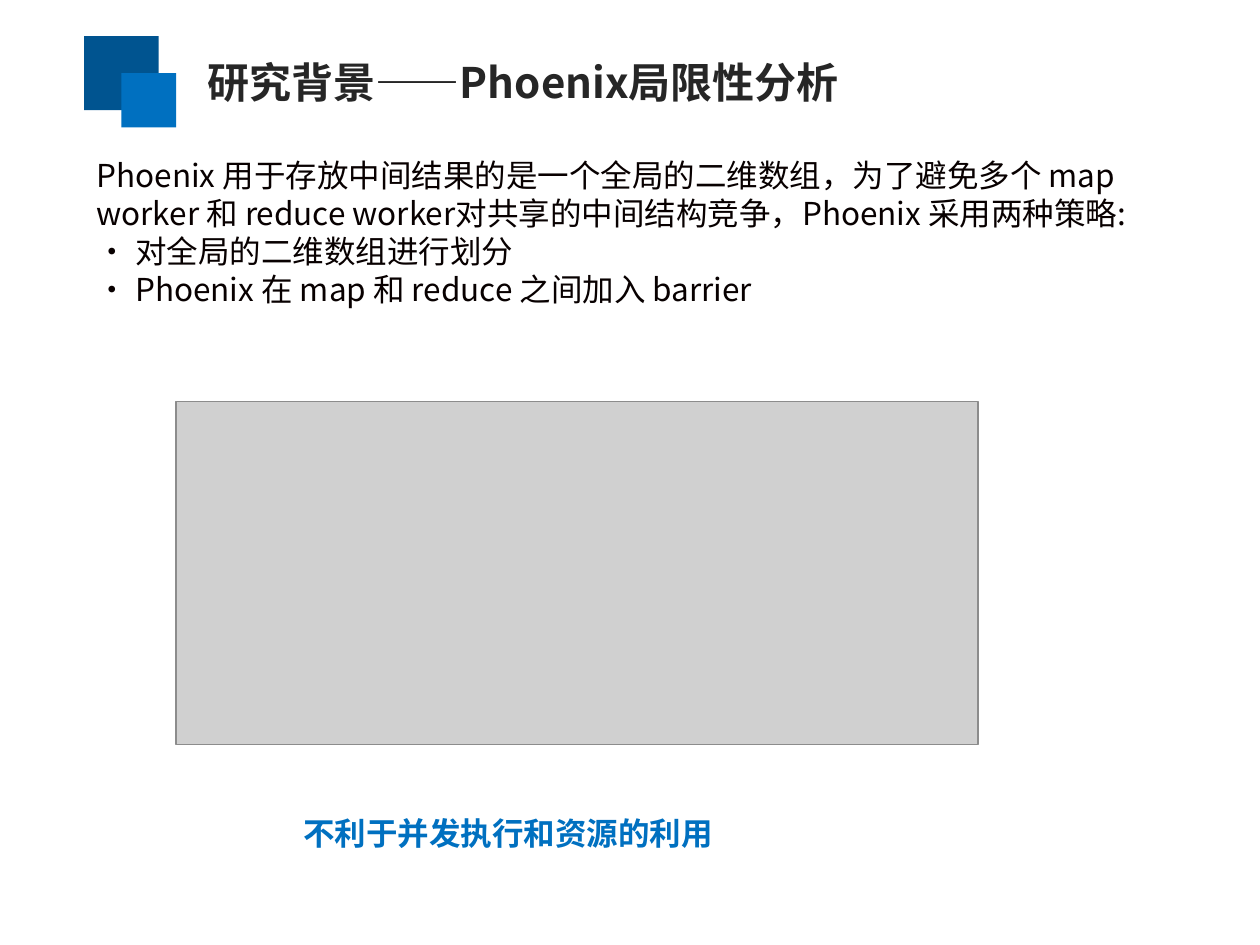
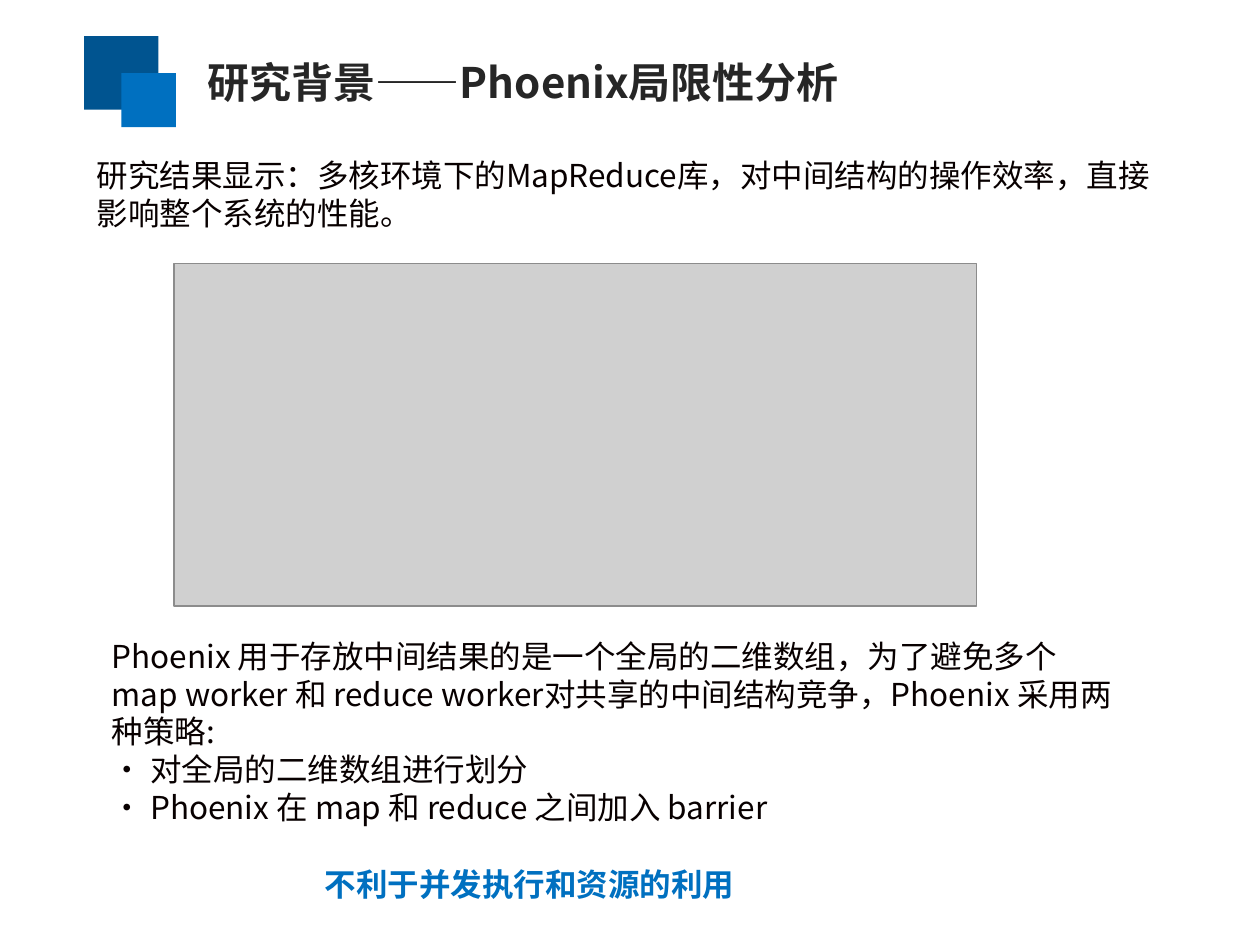
Before and after one commit to yufenyu/work, a slide deck: slide 5 of dmr_paper/paper/chinaSys-2016.ppt. Drawn at 1260x945 pixels with LibreOffice and Linux fonts; fonts in the diff are those of the drawing; grey boxes stand for pictures. Boxes give left, top, right and bottom in pixels: in the first picture for what was removed or moved away, otherwise in the second. Text is boxed around its words. In the diff, an @@ line names an element or a change of style, - is before the commit and + after.

Commit message:
update ppt

```diff
--- a/dmr_paper/paper/chinaSys-2016.ppt
+++ b/dmr_paper/paper/chinaSys-2016.ppt
@@ text added at bbox=[97, 160, 1150, 228], 18 pt, text #080000 @@
+研究结果显示：多核环境下的MapReduce库，对中间结构的操作效率，直接影响整个系统的性能。
@@ picture: place and size @@
-picture at bbox=[176, 402, 979, 745]
+picture at bbox=[174, 263, 976, 606]
@@ text "Phoenix 用于存放中间结果的是一个全局的二维数组，为了避免多个 map worker 和 ..." rewrapped from bbox=[97, 160, 1126, 309] to bbox=[112, 641, 1111, 827] @@
@@ text "不利于并发执行和资源的利用": place and size @@
-text "不利于并发执行和资源的利用" at bbox=[303, 818, 713, 848]
+text "不利于并发执行和资源的利用" at bbox=[325, 869, 734, 899]
```
Also in this commit, not shown: 4 other slides changed, 2 slides added, 2 other files.
